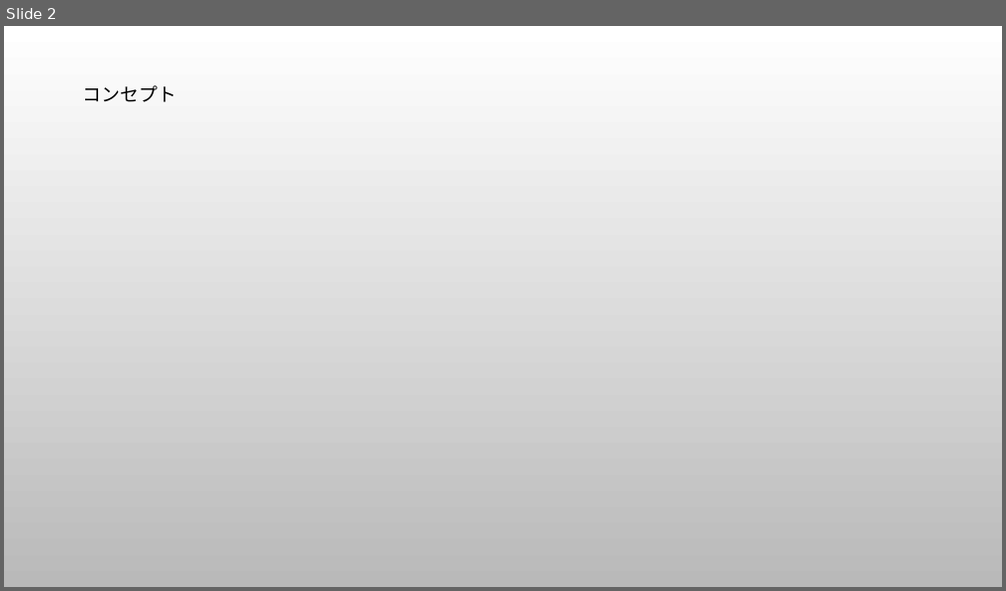
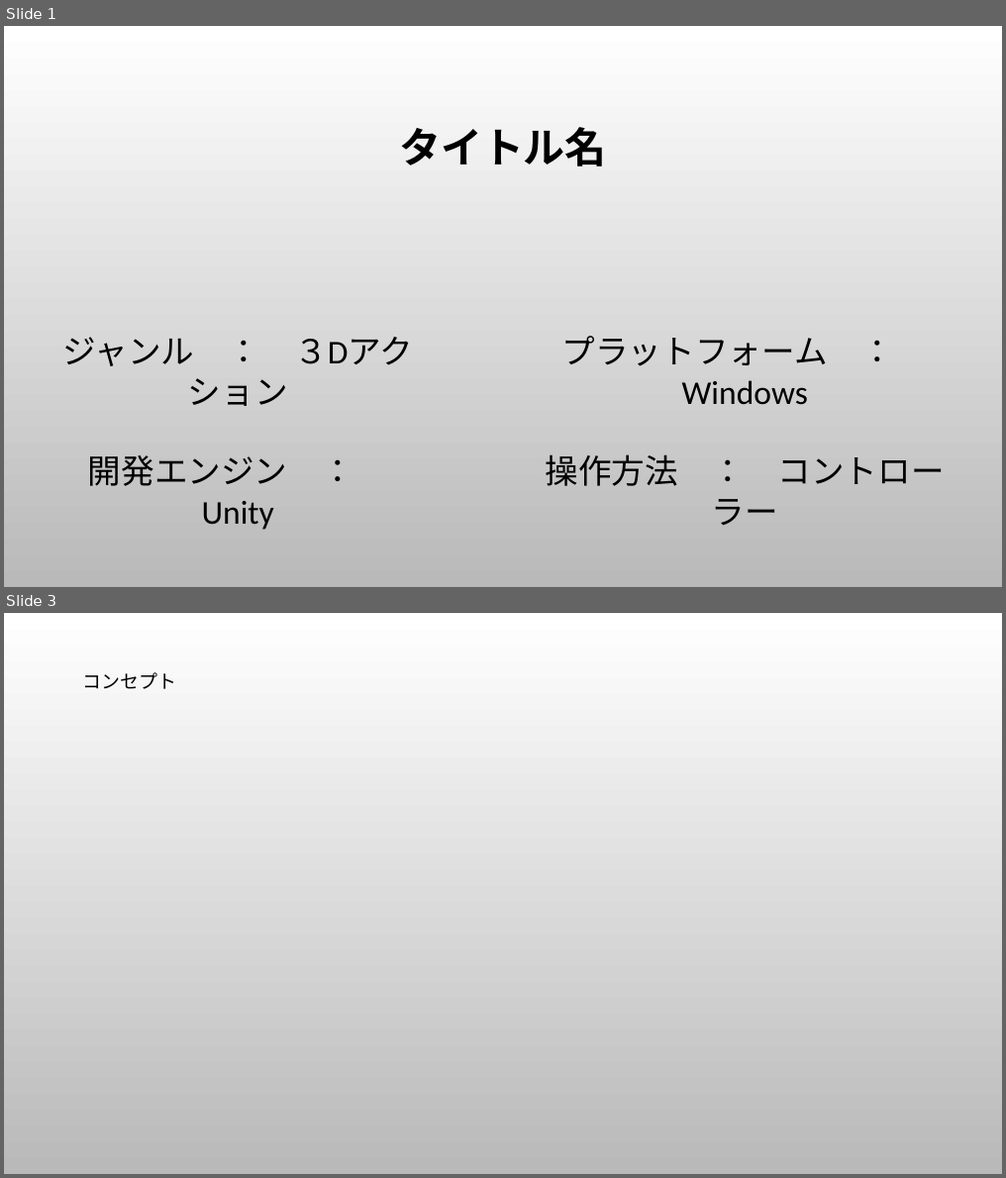
Before and after one commit to kiryo06/Game2025, a slide deck: プレゼンテーション1.pptx. Shown one above the other, each under a label of ours: slide 2 before the commit, slides 1 and 3 after it; the slides between them are not shown. The pictures are 1006x591 and 1006x1178 pixels, drawn with LibreOffice and Linux fonts; fonts in the diff are those of the drawing; background and template pictures are left out. Boxes give left, top, right and bottom in pixels: in the first picture for what was removed or moved away, otherwise in the second. Text is boxed around its words. In the diff, an @@ line names an element or a change of style, - is before the commit and + after.

```diff
--- a/プレゼンテーション1.pptx
+++ b/プレゼンテーション1.pptx
@@ slide 1 added at box(4, 26, 1002, 587), background picture (left out) @@
@@ text added at box(399, 127, 607, 167), 40 pt, text #000000, bold @@
+タイトル名
@@ text added at box(62, 337, 288, 530), 32 pt, text #000000 @@
+ジャンル ： ３Dアクション
+開発エンジン ： Unity
@@ text added at box(545, 336, 944, 526), 32 pt, text #000000 @@
+プラットフォーム ： Windows
+操作方法 ： コントローラー
@@ what was slide 2 is now slide 3 @@
```
Also in this commit, not shown: 1 slide changed.
